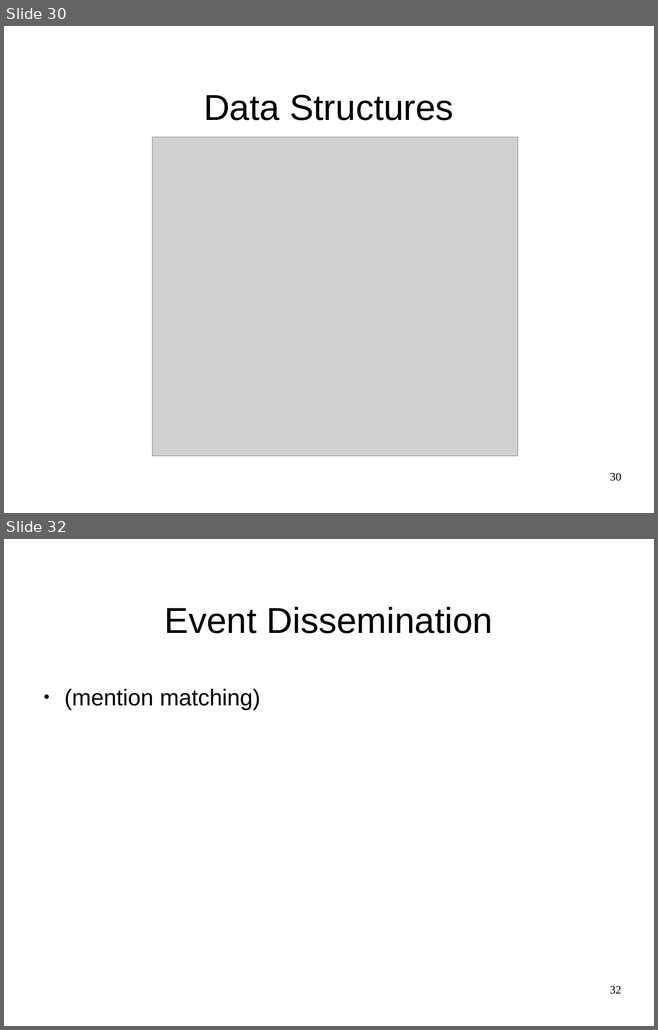
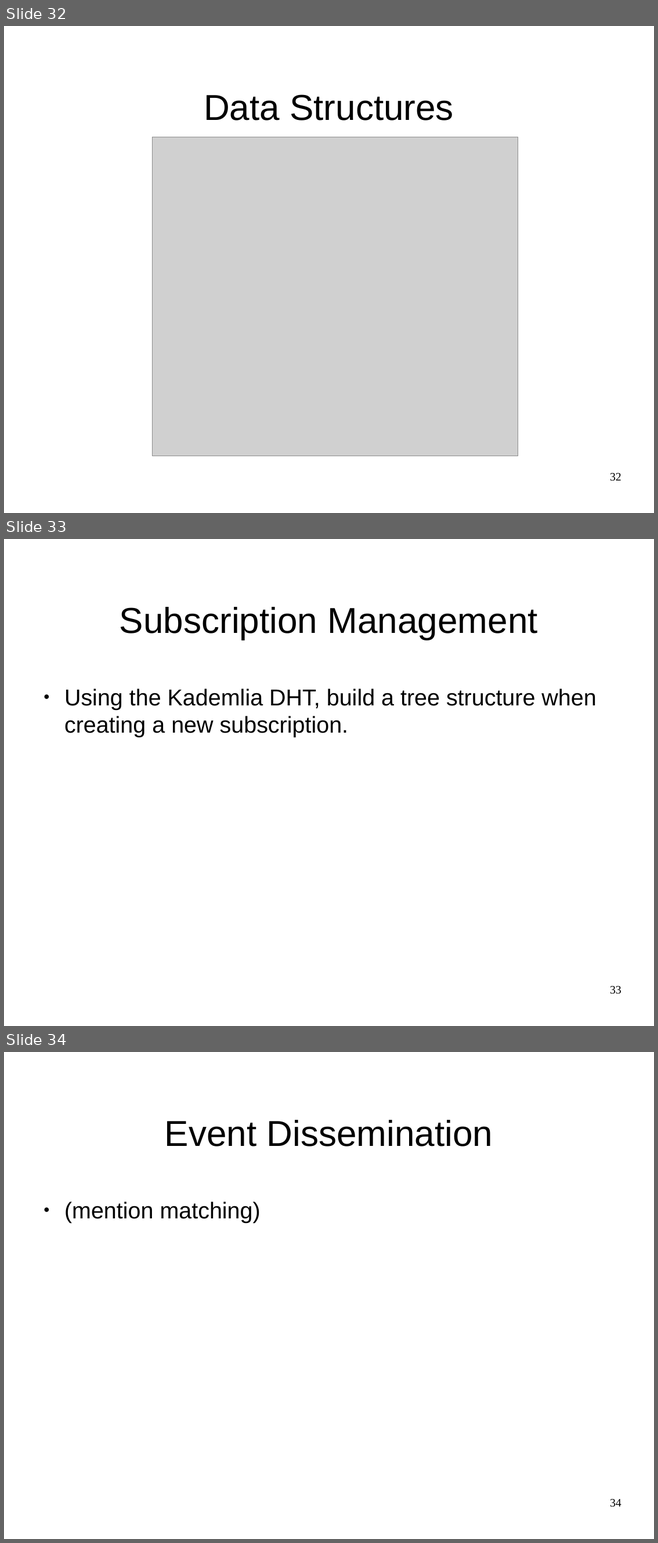
Before and after one commit to JGAntunes/pulsarcast, a slide deck: project-report/presentation.odp. Shown one above the other, each under a label of ours: slides 30 and 32 before the commit, slides 32, 33 and 34 after it; the slides between them are not shown. The pictures are 658x1030 and 658x1543 pixels, drawn with LibreOffice and Linux fonts; fonts in the diff are those of the drawing; grey boxes stand for pictures; background and template pictures are left out. Boxes give left, top, right and bottom in pixels: in the first picture for what was removed or moved away, otherwise in the second. Text is boxed around its words. In the diff, an @@ line names an element or a change of style, - is before the commit and + after.

```diff
--- a/project-report/presentation.odp
+++ b/project-report/presentation.odp
@@ slide 33 added at (4,539,654,1026), background #FFFFFF @@
@@ title added at (119,607,538,640), 44 pt, text #000000 @@
+Subscription Management
@@ text added at (64,689,596,737), 28 pt, text #000000 @@
+● Using the Kademlia DHT, build a tree structure when creating a new subscription.
@@ page number added at (610,986,621,994), 14 pt, text #000000 @@
+33
@@ what was slide 30 is now slide 32 @@
@@ page number at (610,473,621,481): text changed @@
-30
+32
@@ what was slide 32 is now slide 34 @@
@@ page number at (610,1499,621,1507): text changed @@
-32
+34
```
Also in this commit, not shown: 3 slides changed, 2 other slides added, 1 slide removed, 1 other file.
